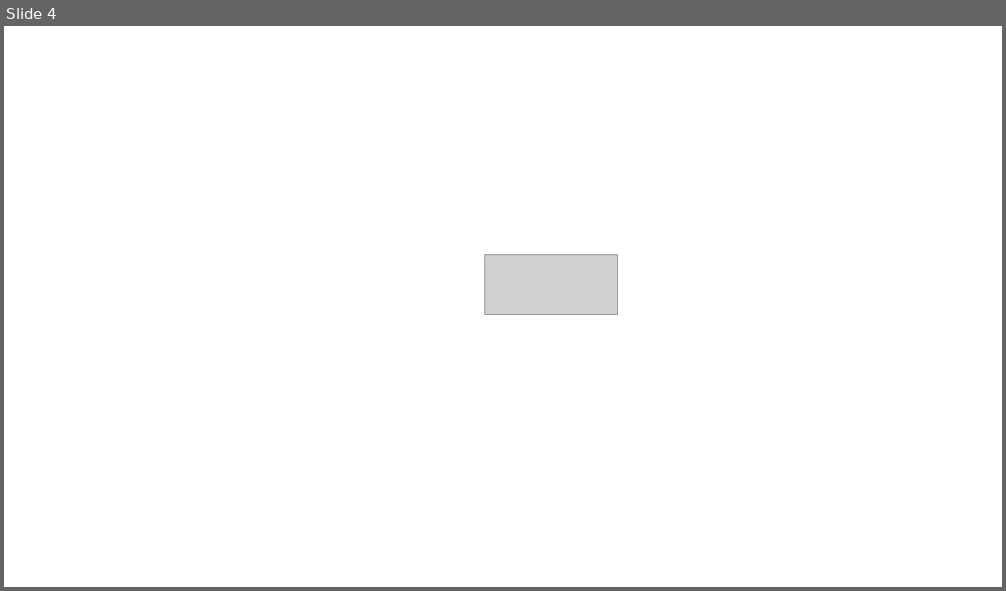
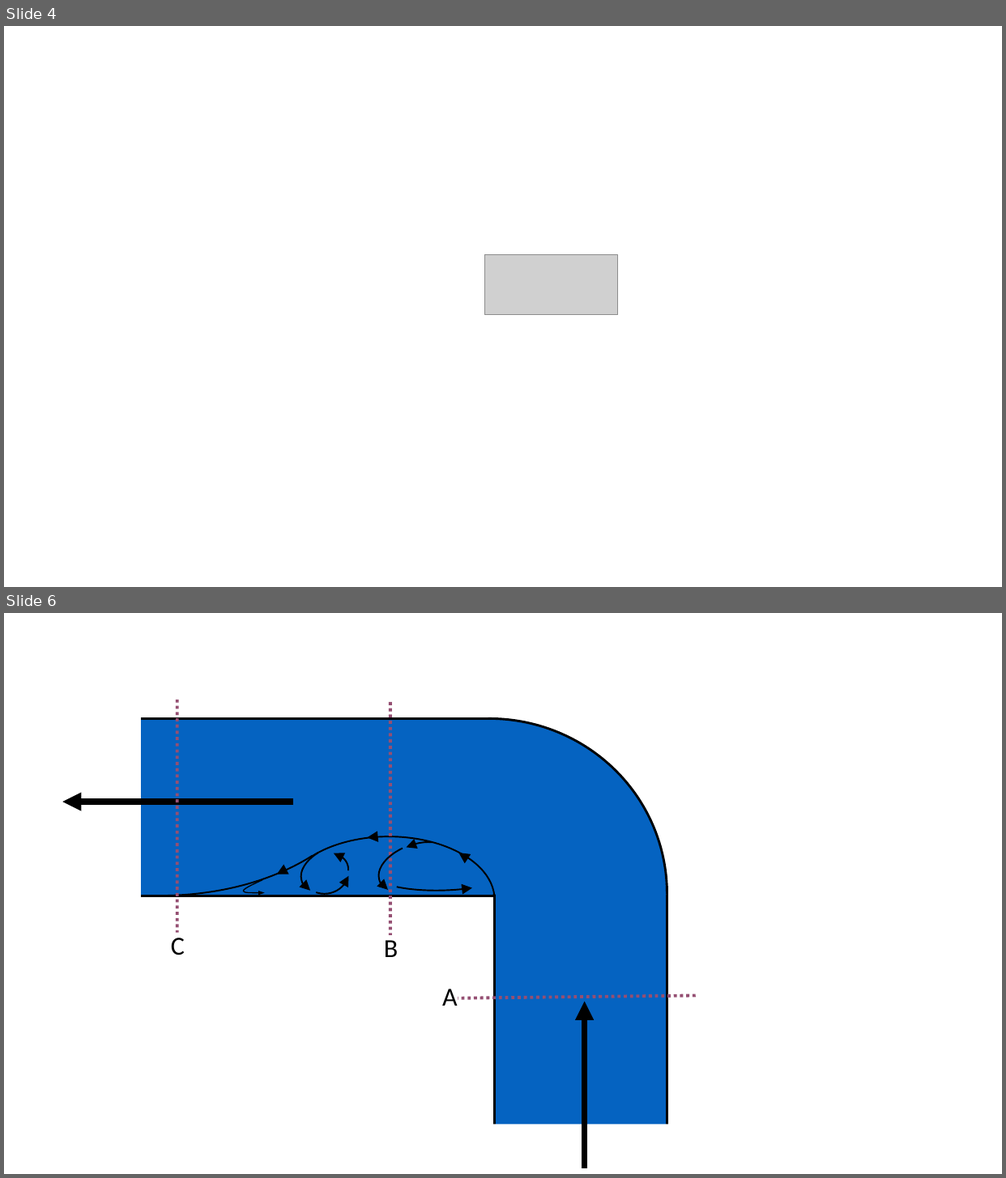
Before and after one commit to CEE-4540/python-tutorial-juandirection, a slide deck: AguaClara Water Treatment Plant Design/Summary Sheets/Diagrams.pptx. Shown one above the other, each under a label of ours: slide 4 before the commit, slides 4 and 6 after it; the slides between them are not shown. The pictures are 1006x591 and 1006x1178 pixels, drawn with LibreOffice and Linux fonts; fonts in the diff are those of the drawing; grey boxes stand for pictures. Boxes give left, top, right and bottom in pixels: in the first picture for what was removed or moved away, otherwise in the second. Text is boxed around its words. In the diff, an @@ line names an element or a change of style, - is before the commit and + after.

```diff
--- a/AguaClara Water Treatment Plant Design/Summary Sheets/Diagrams.pptx
+++ b/AguaClara Water Treatment Plant Design/Summary Sheets/Diagrams.pptx
@@ slide 6 added at (4,613,1002,1174), background #FFFFFF @@
@@ group added at (4,630,696,1169): 9 arc (boxed as its full ellipse)s, 4 rectangles, 3 lines, 3 triangles, 3 texts, 2 freeform shapes, 2 arrows @@
+B
+A
+C
```
Also in this commit, not shown: 3 slides changed, 1 other slide added, 4 other files.
